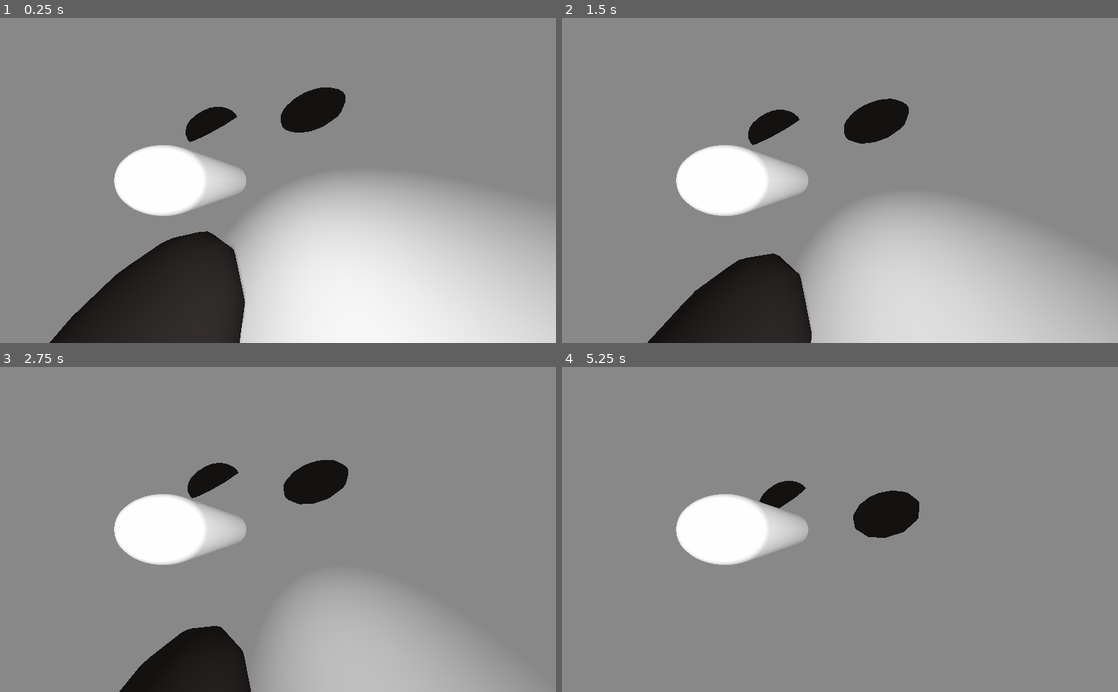
Above: before the commit, frames 1-4 (two rows, left to right).
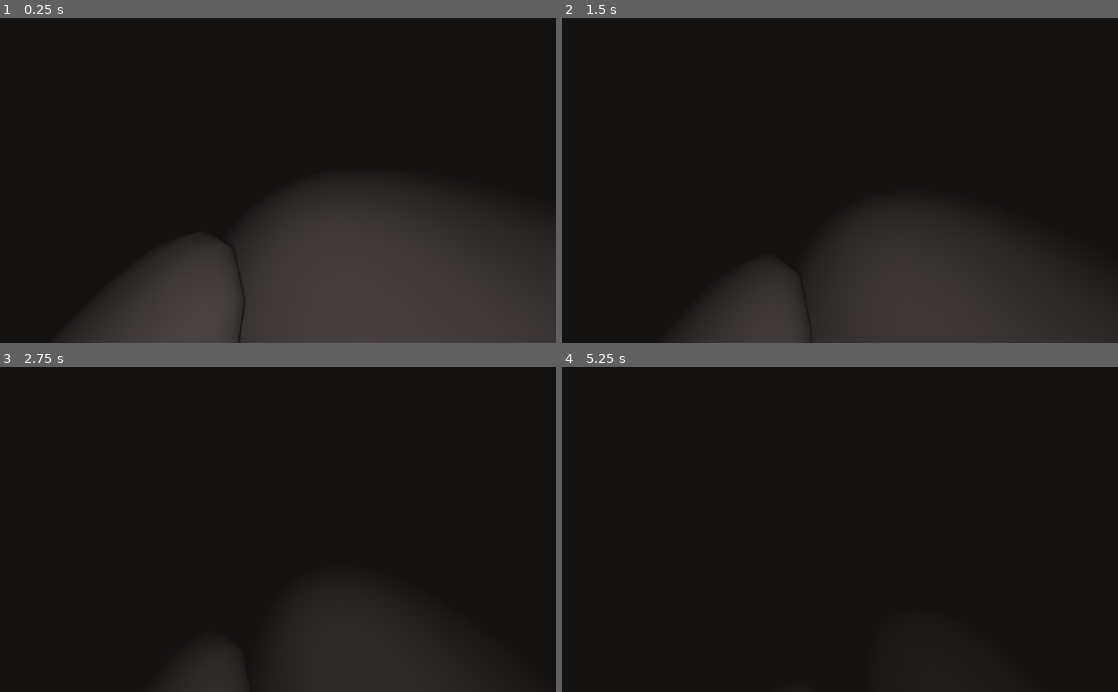
Above: after the commit, the same moments.

Repository: Tass0sm/brine-shrimp-sim-2
Game: Godot game, scene res://main_world.tscn
Two runs of this game, one before a commit and one after it. Both use one fixed random seed, a clock stepped at 60 frames per second and the inputs below.
Inputs:
- Up to frame 1 (0.25 s): no input
- Up to frame 2 (1.5 s): no input
- Up to frame 3 (2.75 s): no input
- Up to frame 4 (5.25 s): no input

The runs differ from the first frame. In frame 1, 90% of the frame differs, in the area x 0-100%, y 0-100%; in frame 2, 93%; in frame 3, 95%; in frame 4, 98%.

Commit message:
tried to work on audio

Diff:
--- /dev/null
+++ b/default_bus_layout.tres
@@ -0,0 +1,3 @@
+[gd_resource type="AudioBusLayout" format=2]
+
+[resource]
--- a/main_world.tscn
+++ b/main_world.tscn
@@ -2,7 +2,8 @@
 
 [ext_resource path="res://Player.tscn" type="PackedScene" id=1]
 [ext_resource path="res://rockmaterial.tres" type="Material" id=2]
-[ext_resource path="res://temp_wall.tres" type="Material" id=3]
+
+[sub_resource type="GDScript" id=11]
 
 [sub_resource type="BoxShape" id=1]
 extents = Vector3( 1, 30, 30 )
@@ -40,6 +41,7 @@
 ambient_light_energy = 0.25
 
 [node name="main_world" type="Spatial"]
+script = SubResource( 11 )
 
 [node name="Ground" type="StaticBody" parent="."]
 transform = Transform( 1, 0, 0, 0, 1, 0, 0, 0, 1, 0, -1, 0 )
@@ -50,7 +52,7 @@
 
 [node name="MeshInstance" type="MeshInstance" parent="Ground"]
 mesh = SubResource( 2 )
-material/0 = ExtResource( 3 )
+material/0 = ExtResource( 2 )
 
 [node name="Ceiling" type="StaticBody" parent="."]
 transform = Transform( 1, 0, 0, 0, 1, 0, 0, 0, 1, 0, 61, 0 )
@@ -61,7 +63,7 @@
 
 [node name="MeshInstance" type="MeshInstance" parent="Ceiling"]
 mesh = SubResource( 2 )
-material/0 = ExtResource( 3 )
+material/0 = ExtResource( 2 )
 
 [node name="Rock001" type="StaticBody" parent="."]
 transform = Transform( 1, 0, 0, 0, 1, 0, 0, 0, 1, 3, 0.5, 0 )
@@ -113,6 +115,16 @@
 transform = Transform( 1, 0, 0, 0, 1, 0, 0, 0, 1, -1.65838, 0.452602, 0.749603 )
 mesh = SubResource( 4 )
 
+[node name="Rock019" type="StaticBody" parent="."]
+transform = Transform( 4, 0, 0, 0, 4, 0, 0, 0, 4, 22.8719, 4.38832, -7.30112 )
+
+[node name="CollisionShape" type="CollisionShape" parent="Rock019"]
+shape = SubResource( 3 )
+
+[node name="MeshInstance" type="MeshInstance" parent="Rock019"]
+transform = Transform( 1, 0, 0, 0, 1, 0, 0, 0, 1, -1.65838, 0.452602, 0.749603 )
+mesh = SubResource( 4 )
+
 [node name="Rock006" type="StaticBody" parent="."]
 transform = Transform( 4, 0, 0, 0, 4, 0, 0, 0, 4, 34.7848, 7.77197, -17.2056 )
 
@@ -143,6 +155,106 @@
 transform = Transform( 1, 0, 0, 0, 1, 0, 0, 0, 1, -1.65838, 0.452602, 0.749603 )
 mesh = SubResource( 4 )
 
+[node name="Rock009" type="StaticBody" parent="."]
+transform = Transform( 6.05015, 0, 0, 0, 6.05015, 0, 0, 0, 6.05015, -12.4523, 35.4418, 16.0489 )
+
+[node name="CollisionShape" type="CollisionShape" parent="Rock009"]
+shape = SubResource( 3 )
+
+[node name="MeshInstance" type="MeshInstance" parent="Rock009"]
+transform = Transform( 1, 0, 0, 0, 1, 0, 0, 0, 1, -1.65838, 0.452602, 0.749603 )
+mesh = SubResource( 4 )
+
+[node name="Rock010" type="StaticBody" parent="."]
+transform = Transform( 8, 0, 0, 0, 8, 0, 0, 0, 8, -20.0442, 7.35176, 12.1873 )
+
+[node name="CollisionShape" type="CollisionShape" parent="Rock010"]
+shape = SubResource( 3 )
+
+[node name="MeshInstance" type="MeshInstance" parent="Rock010"]
+transform = Transform( 1, 0, 0, 0, 1, 0, 0, 0, 1, -1.65838, 0.452602, 0.749603 )
+mesh = SubResource( 4 )
+
+[node name="Rock011" type="StaticBody" parent="."]
+transform = Transform( 8, 0, 0, 0, 8, 0, 0, 0, 8, 7.55089, 15.2763, 12.1873 )
+
+[node name="CollisionShape" type="CollisionShape" parent="Rock011"]
+shape = SubResource( 3 )
+
+[node name="MeshInstance" type="MeshInstance" parent="Rock011"]
+transform = Transform( 1, 0, 0, 0, 1, 0, 0, 0, 1, -1.65838, 0.452602, 0.749603 )
+mesh = SubResource( 4 )
+
+[node name="Rock012" type="StaticBody" parent="."]
+transform = Transform( 8, 0, 0, 0, 8, 0, 0, 0, 8, 31.7132, 19.3773, -29.0695 )
+
+[node name="CollisionShape" type="CollisionShape" parent="Rock012"]
+shape = SubResource( 3 )
+
+[node name="MeshInstance" type="MeshInstance" parent="Rock012"]
+transform = Transform( 1, 0, 0, 0, 1, 0, 0, 0, 1, -1.65838, 0.452602, 0.749603 )
+mesh = SubResource( 4 )
+
+[node name="Rock013" type="StaticBody" parent="."]
+transform = Transform( 8, 0, 0, 0, 8, 0, 0, 0, 8, 18.0217, 37.7002, -28.1458 )
+
+[node name="CollisionShape" type="CollisionShape" parent="Rock013"]
+shape = SubResource( 3 )
+
+[node name="MeshInstance" type="MeshInstance" parent="Rock013"]
+transform = Transform( 1, 0, 0, 0, 1, 0, 0, 0, 1, -1.65838, 0.452602, 0.749603 )
+mesh = SubResource( 4 )
+
+[node name="Rock014" type="StaticBody" parent="."]
+transform = Transform( 8, 0, 0, 0, 8, 0, 0, 0, 8, 16.3191, 53.5039, -28.2789 )
+
+[node name="CollisionShape" type="CollisionShape" parent="Rock014"]
+shape = SubResource( 3 )
+
+[node name="MeshInstance" type="MeshInstance" parent="Rock014"]
+transform = Transform( 1, 0, 0, 0, 1, 0, 0, 0, 1, -1.65838, 0.452602, 0.749603 )
+mesh = SubResource( 4 )
+
+[node name="Rock015" type="StaticBody" parent="."]
+transform = Transform( 8, 0, 0, 0, 8, 0, 0, 0, 8, 2.42043, 52.1726, 12.3159 )
+
+[node name="CollisionShape" type="CollisionShape" parent="Rock015"]
+shape = SubResource( 3 )
+
+[node name="MeshInstance" type="MeshInstance" parent="Rock015"]
+transform = Transform( 1, 0, 0, 0, 1, 0, 0, 0, 1, -1.65838, 0.452602, 0.749603 )
+mesh = SubResource( 4 )
+
+[node name="Rock016" type="StaticBody" parent="."]
+transform = Transform( 8, 0, 0, 0, 8, 0, 0, 0, 8, 33.8892, 50.9596, 18.1458 )
+
+[node name="CollisionShape" type="CollisionShape" parent="Rock016"]
+shape = SubResource( 3 )
+
+[node name="MeshInstance" type="MeshInstance" parent="Rock016"]
+transform = Transform( 1, 0, 0, 0, 1, 0, 0, 0, 1, -1.65838, 0.452602, 0.749603 )
+mesh = SubResource( 4 )
+
+[node name="Rock017" type="StaticBody" parent="."]
+transform = Transform( 8, 0, 0, 0, 8, 0, 0, 0, 8, 17.482, 22.3678, 5.18021 )
+
+[node name="CollisionShape" type="CollisionShape" parent="Rock017"]
+shape = SubResource( 3 )
+
+[node name="MeshInstance" type="MeshInstance" parent="Rock017"]
+transform = Transform( 1, 0, 0, 0, 1, 0, 0, 0, 1, -1.65838, 0.452602, 0.749603 )
+mesh = SubResource( 4 )
+
+[node name="Rock018" type="StaticBody" parent="."]
+transform = Transform( 8, 0, 0, 0, 8, 0, 0, 0, 8, 12.4435, 37.738, -13.2093 )
+
+[node name="CollisionShape" type="CollisionShape" parent="Rock018"]
+shape = SubResource( 3 )
+
+[node name="MeshInstance" type="MeshInstance" parent="Rock018"]
+transform = Transform( 1, 0, 0, 0, 1, 0, 0, 0, 1, -1.65838, 0.452602, 0.749603 )
+mesh = SubResource( 4 )
+
 [node name="Player" parent="." instance=ExtResource( 1 )]
 
 [node name="wall1" type="StaticBody" parent="."]
@@ -150,7 +262,7 @@
 
 [node name="MeshInstance" type="MeshInstance" parent="wall1"]
 mesh = SubResource( 5 )
-material/0 = ExtResource( 3 )
+material/0 = ExtResource( 2 )
 
 [node name="CollisionShape" type="CollisionShape" parent="wall1"]
 shape = SubResource( 6 )
@@ -160,7 +272,7 @@
 
 [node name="MeshInstance" type="MeshInstance" parent="wall2"]
 mesh = SubResource( 5 )
-material/0 = ExtResource( 3 )
+material/0 = ExtResource( 2 )
 
 [node name="CollisionShape" type="CollisionShape" parent="wall2"]
 shape = SubResource( 6 )
@@ -170,7 +282,7 @@
 
 [node name="MeshInstance" type="MeshInstance" parent="wall3"]
 mesh = SubResource( 7 )
-material/0 = ExtResource( 3 )
+material/0 = ExtResource( 2 )
 
 [node name="CollisionShape" type="CollisionShape" parent="wall3"]
 shape = SubResource( 8 )
@@ -180,7 +292,7 @@
 
 [node name="MeshInstance" type="MeshInstance" parent="wall4"]
 mesh = SubResource( 7 )
-material/0 = ExtResource( 3 )
+material/0 = ExtResource( 2 )
 
 [node name="CollisionShape" type="CollisionShape" parent="wall4"]
 shape = SubResource( 8 )
--- a/player.tscn
+++ b/player.tscn
@@ -16,6 +16,7 @@
 
 [node name="MeshInstance" type="MeshInstance" parent="."]
 transform = Transform( 1, 0, 0, 0, 1, 0, 0, 0, 1, 0.765885, 1.19209e-07, 1.83557 )
+visible = false
 mesh = SubResource( 2 )
 
 [node name="Pivot" type="Spatial" parent="."]
@@ -25,6 +26,6 @@
 fov = 110.0
 
 [node name="OmniLight" type="OmniLight" parent="."]
-light_energy = 2.0
+light_energy = 4.716
 light_indirect_energy = 2.0
 shadow_enabled = true
Binary file removed: icon.png
Not shown, removed: icon.png.import
Not shown, changed: .gitignore
Not shown, added: sounds/tracks/ambient_loop.mp3
Not shown, changed: sounds/tracks/ambient_loop.wav
